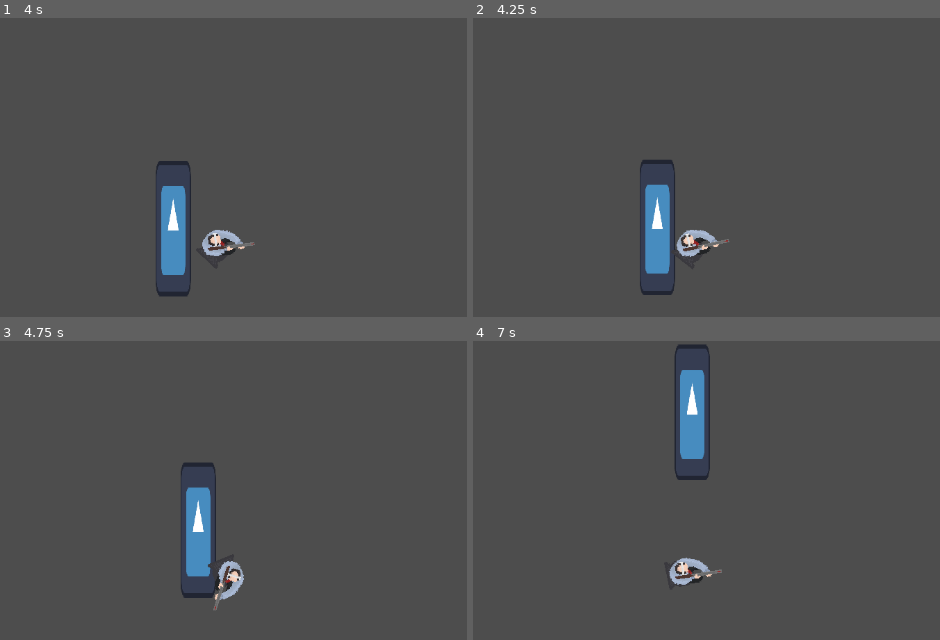
Above: before the commit, frames 1-4 (two rows, left to right).
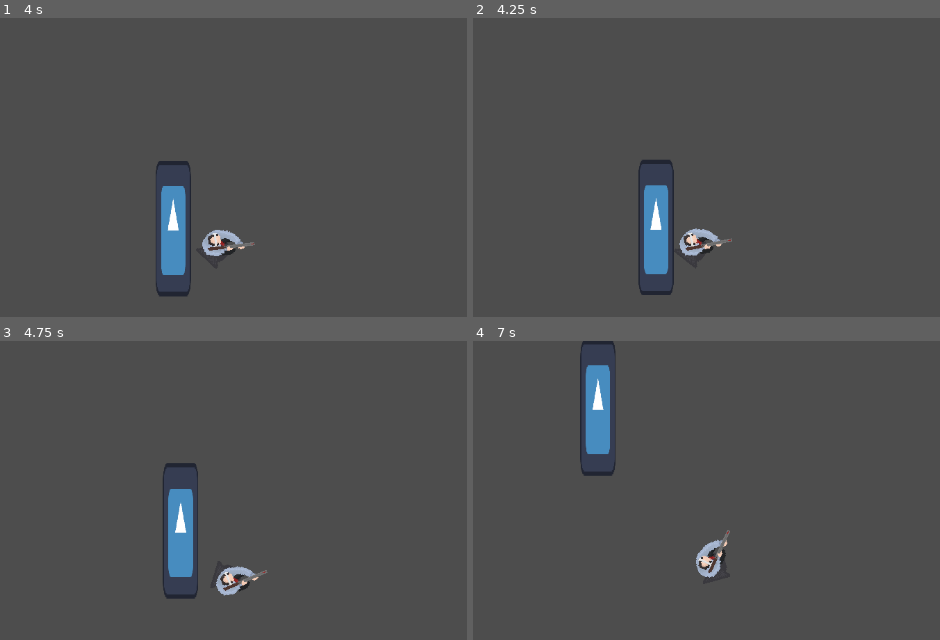
Above: after the commit, the same moments.

Repository: antax07/Shotgun-Carnage
Game: Godot game, scene res://core/scenes/levels/test_level.tscn
Two runs of this game, one before a commit and one after it. Both use one fixed random seed, a clock stepped at 60 frames per second and the inputs below. The engine's default icon, where the game draws it, is replaced by a stand-in: a white triangle on a blue panel in a dark square.
Inputs (mouse positions are in pixels of both pictures, inside the frame that each line leads up to):
- Up to frame 1 (4 s): tap Enter at 0.5 s; move the mouse to (406, 221) at 0.52 s; hold D (rotate_clockwise) 0.53-1.28 s; move the mouse to (70, 266) at 1.27 s; tap A (rotate_counterclockwise) at 1.35 s; tap Space at 2 s; move the mouse to (308, 143) at 2.02 s; click (308, 143) at 2.1 s; move the mouse to (outside the picture) at 2.77 s; tap D (rotate_clockwise) at 2.85 s; move the mouse to (outside the picture) at 3.52 s; hold A (rotate_counterclockwise) from 3.53 s (still down)
- Up to frame 2 (4.25 s): keep holding A (rotate_counterclockwise)
- Up to frame 3 (4.75 s): move the mouse to (outside the picture) at 4.27 s; release A (rotate_counterclockwise) at 4.28 s; click (outside the picture) at 4.35 s
- Up to frame 4 (7 s): move the mouse to (743, 565) at 5.02 s; hold D (rotate_clockwise) 5.03-5.78 s; move the mouse to (585, 454) at 5.77 s; tap A (rotate_counterclockwise) at 5.85 s; move the mouse to (879, 544) at 6.52 s; click (879, 544) at 6.6 s

Frame 1 is identical in both runs. In frame 2, 1.1% of the frame differs, in the area x 35-56%, y 47-93%; in frame 3, 3.5%; in frame 4, 5.1%, in the area x 22-56%, y 0-82%.

Commit message:
BugFix

Diff:
--- a/core/scenes/characters/player.tscn
+++ b/core/scenes/characters/player.tscn
@@ -79,9 +79,6 @@
 "reload": SubResource("Animation_kra37")
 }
 
-[sub_resource type="CircleShape2D" id="CircleShape2D_gp4bn"]
-radius = 12.0
-
 [node name="Player" type="RigidBody2D"]
 gravity_scale = 0.0
 script = ExtResource("1_dint0")
@@ -102,9 +99,9 @@
 }
 autoplay = "idle"
 
-[node name="CollisionShape2D" type="CollisionShape2D" parent="."]
-shape = SubResource("CircleShape2D_gp4bn")
-
 [node name="Camera2D" type="Camera2D" parent="."]
 zoom = Vector2(1.5, 1.5)
 position_smoothing_enabled = true
+
+[node name="CollisionPolygon2D" type="CollisionPolygon2D" parent="."]
+polygon = PackedVector2Array(-21, -14, -21, 13, 9, 11, 16, 8, 32, 5, 32, 2, 19, 0, 14, -8, 0, -14)
--- /dev/null
+++ b/core/scenes/environment/test_obstacle.tscn
@@ -0,0 +1,15 @@
+[gd_scene load_steps=3 format=3 uid="uid://d27sut8f0xqsd"]
+
+[ext_resource type="Texture2D" uid="uid://dl4vx30km3v42" path="res://icon.svg" id="1_lbuw0"]
+
+[sub_resource type="RectangleShape2D" id="RectangleShape2D_ey3ws"]
+size = Vector2(34, 130)
+
+[node name="TestObstacle" type="StaticBody2D"]
+
+[node name="CollisionShape2D" type="CollisionShape2D" parent="."]
+shape = SubResource("RectangleShape2D_ey3ws")
+
+[node name="Sprite2D" type="Sprite2D" parent="."]
+scale = Vector2(0.265625, 1.01563)
+texture = ExtResource("1_lbuw0")
--- a/core/scenes/levels/test_level.tscn
+++ b/core/scenes/levels/test_level.tscn
@@ -1,21 +1,11 @@
-[gd_scene load_steps=4 format=3 uid="uid://cx6nte42ob0ve"]
+[gd_scene load_steps=3 format=3 uid="uid://cx6nte42ob0ve"]
 
-[ext_resource type="Texture2D" uid="uid://dl4vx30km3v42" path="res://icon.svg" id="1_sliwc"]
+[ext_resource type="PackedScene" uid="uid://d27sut8f0xqsd" path="res://core/scenes/environment/test_obstacle.tscn" id="1_0ao7x"]
 [ext_resource type="PackedScene" uid="uid://f3lio3xv046c" path="res://core/scenes/characters/player.tscn" id="2_6gcp0"]
-
-[sub_resource type="RectangleShape2D" id="RectangleShape2D_ey3ws"]
-size = Vector2(34, 130)
 
 [node name="TestLevel" type="Node2D"]
 
-[node name="StaticBody2D" type="StaticBody2D" parent="."]
-
-[node name="CollisionShape2D" type="CollisionShape2D" parent="StaticBody2D"]
-shape = SubResource("RectangleShape2D_ey3ws")
-
-[node name="Sprite2D" type="Sprite2D" parent="StaticBody2D"]
-scale = Vector2(0.265625, 1.01563)
-texture = ExtResource("1_sliwc")
+[node name="TestObstacle" parent="." instance=ExtResource("1_0ao7x")]
 
 [node name="Player" parent="." instance=ExtResource("2_6gcp0")]
 position = Vector2(174, 0)
Not shown: 1 places in core/scenes/characters/player.tscn that only renumber resources
